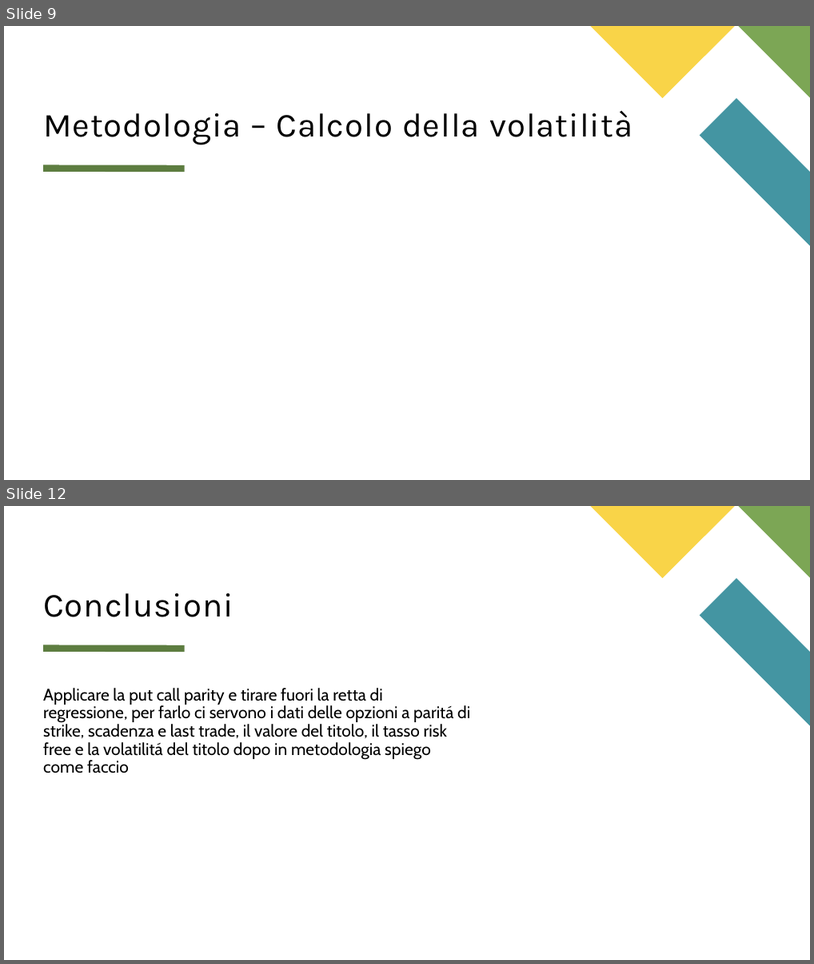
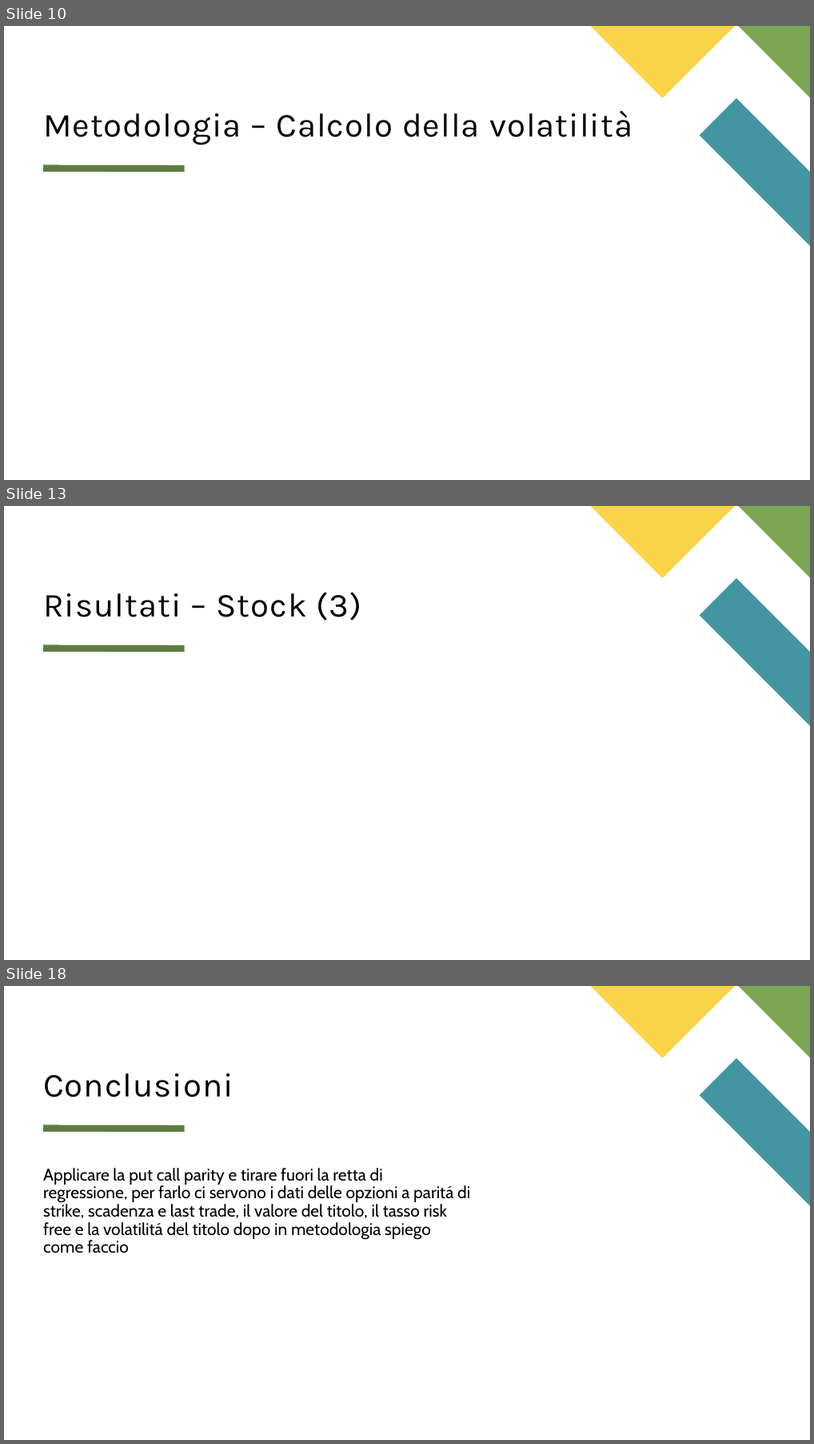
Before and after one commit to matteo-conti-97/MPSMF_Project, a slide deck: presentazione.pptx. Shown one above the other, each under a label of ours: slides 9 and 12 before the commit, slides 10, 13 and 18 after it; the slides between them are not shown. The pictures are 814x964 and 814x1444 pixels, drawn with LibreOffice and Linux fonts; fonts in the diff are those of the drawing; grey boxes stand for pictures. Boxes give left, top, right and bottom in pixels: in the first picture for what was removed or moved away, otherwise in the second. Text is boxed around its words. In the diff, an @@ line names an element or a change of style, - is before the commit and + after.

```diff
--- a/presentazione.pptx
+++ b/presentazione.pptx
@@ slide 13 added at [4,506,810,960], background #FFFFFF; not listed: 4 template elements that a slide beside it also shows @@
@@ title added at [43,592,362,620], 40 pt, text #000000 @@
+Risultati – Stock (3)
@@ what was slide 9 is now slide 10 @@
@@ what was slide 12 is now slide 18 @@
```
Also in this commit, not shown: 4 slides changed, 5 other slides added, 15 other files.
